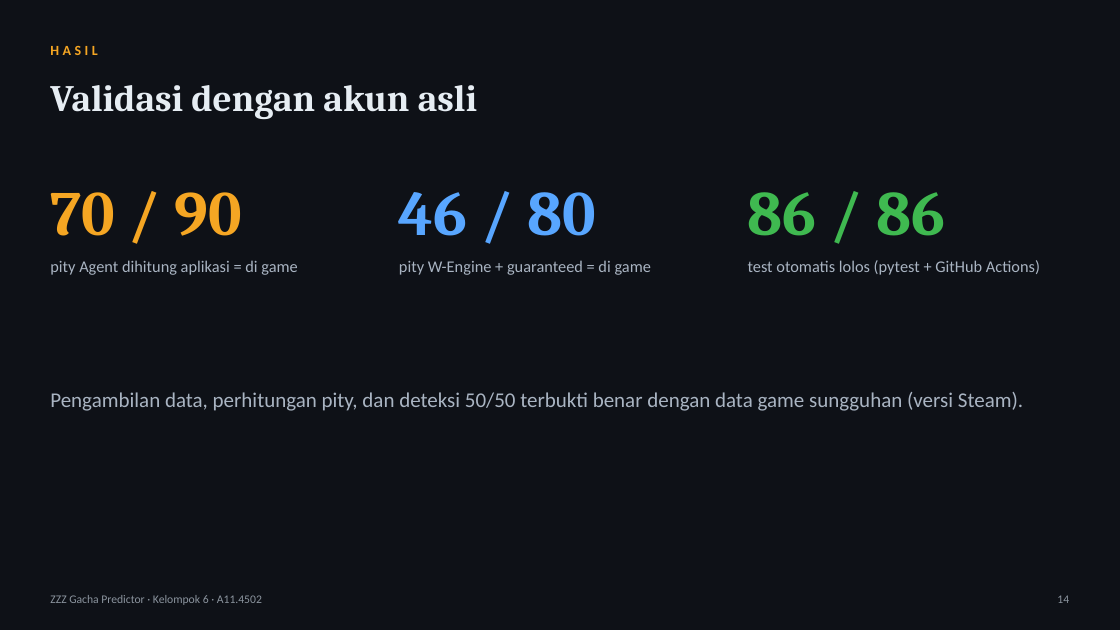
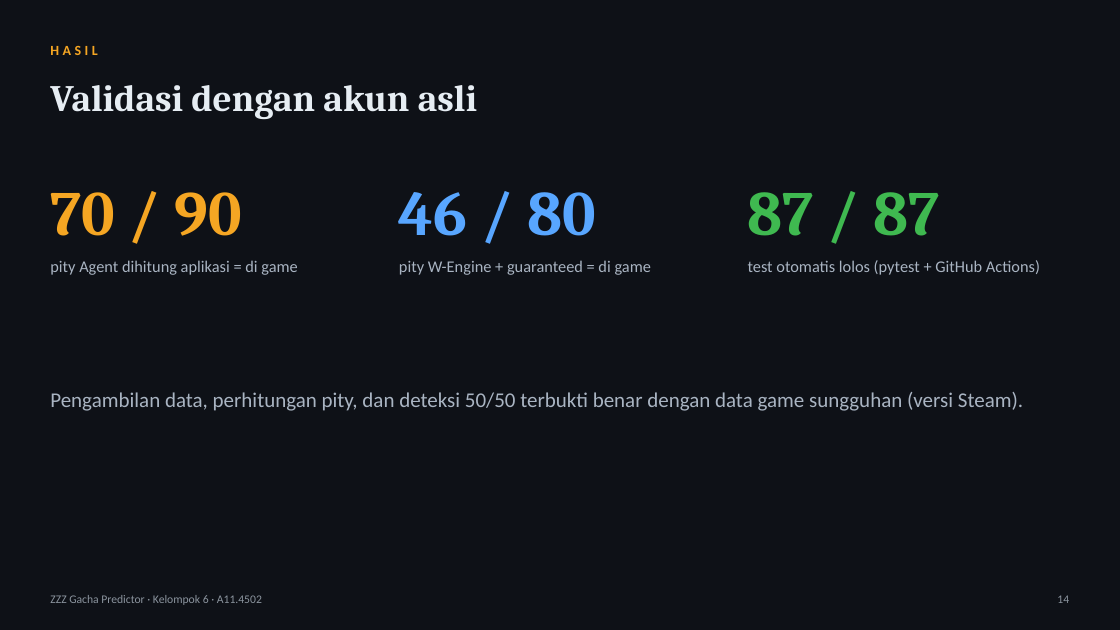
Before and after one commit to tehgeii/project-data-mining, a slide deck: slide 14 of docs/tugas/UAS_Slide_Kelompok6_A11.4502.pptx. Drawn at 1120x630 pixels with LibreOffice and Linux fonts; fonts in the diff are those of the drawing. Boxes give left, top, right and bottom in pixels: in the first picture for what was removed or moved away, otherwise in the second. Text is boxed around its words. In the diff, an @@ line names an element or a change of style, - is before the commit and + after.

```diff
--- a/docs/tugas/UAS_Slide_Kelompok6_A11.4502.pptx
+++ b/docs/tugas/UAS_Slide_Kelompok6_A11.4502.pptx
@@ text at <box>748,192,939,236</box>: text changed @@
-86 / 86
+87 / 87
```
Also in this commit, not shown: 1 other slide changed, 34 other files.
